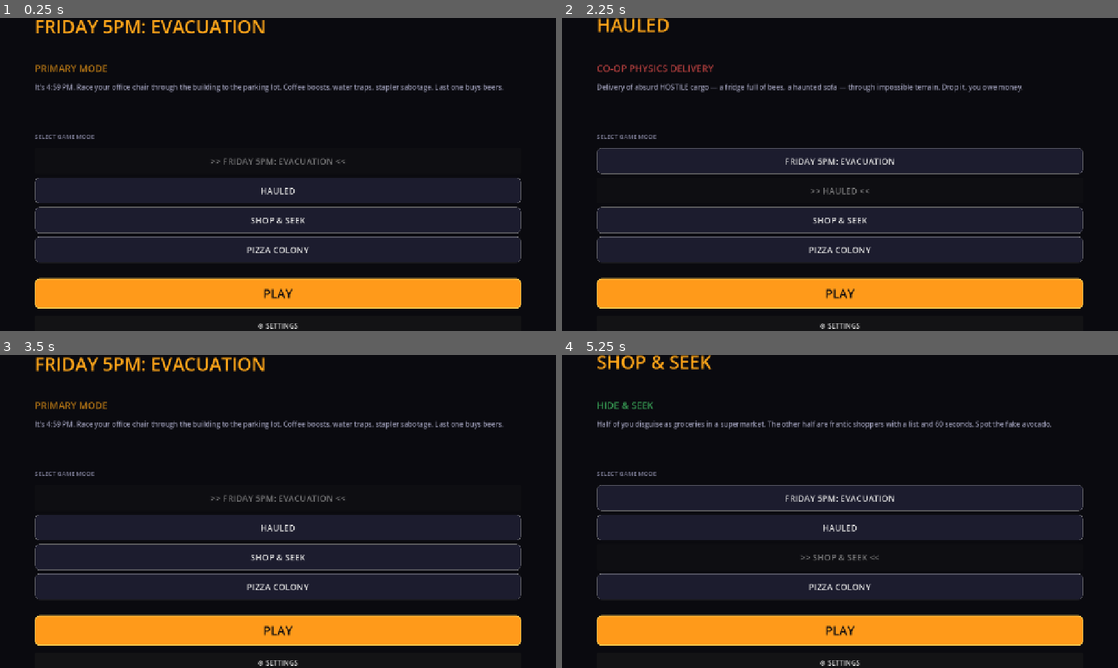
Above: before the commit, frames 1-4 (two rows, left to right).
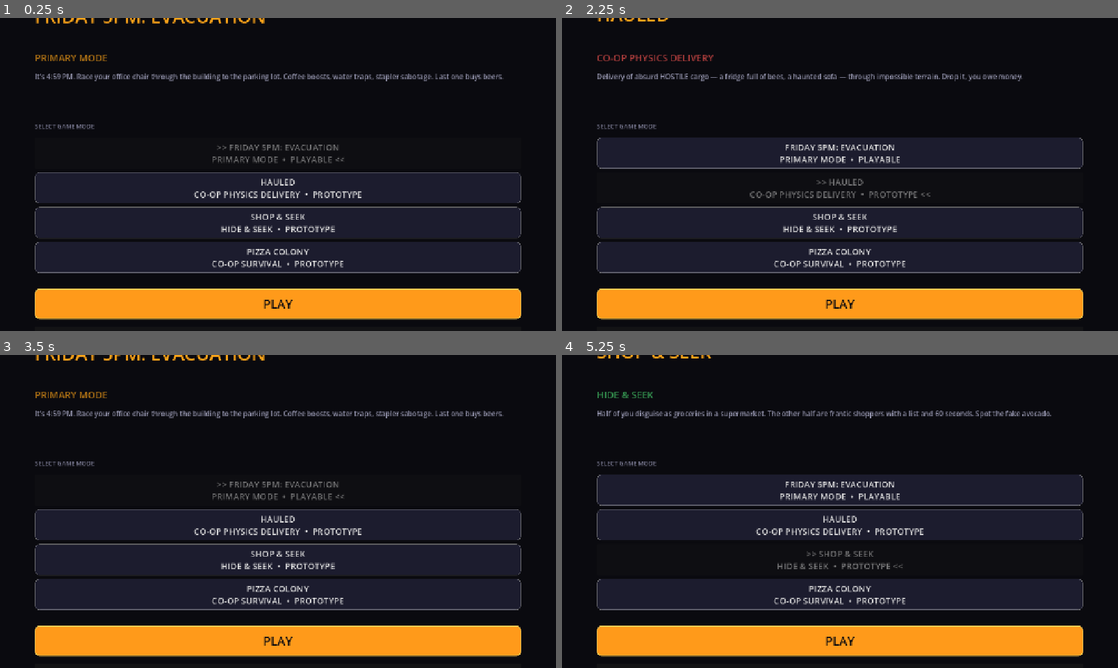
Above: after the commit, the same moments.

Repository: jiracipika/friday-evacuation
Game: Godot game, scene res://scenes/Main.tscn
Two runs of this game, one before a commit and one after it. Both use one fixed random seed, a clock stepped at 60 frames per second and the inputs below.
Inputs (mouse positions are in pixels of both pictures, inside the frame that each line leads up to):
- Up to frame 1 (0.25 s): no input
- Up to frame 2 (2.25 s): click (840, 190) at 0.5 s, where only the run before the commit has a clickable "HAULED"; click (840, 161) at 1.25 s, where only the run before the commit has a clickable "FRIDAY 5PM: EVACUATION"; click (840, 187) at 2 s, where only the run after the commit has a clickable "HAULED CO-OP PHYSICS DELIVERY…"
- Up to frame 3 (3.5 s): click (278, 489) at 2.75 s, where only the run after the commit has a clickable "FRIDAY 5PM: EVACUATION PRIMAR…"
- Up to frame 4 (5.25 s): click (840, 558) at 3.5 s, where only the run before the commit has a clickable "SHOP & SEEK"; click (840, 586) at 4.25 s, where only the run before the commit has a clickable "PIZZA COLONY"; click (840, 558) at 5 s, where only the run after the commit has a clickable "SHOP & SEEK HIDE & SEEK • PRO…"

The runs differ from the first frame. In frame 1, 19% of the frame differs, in the area x 6-94%, y 0-100%; in frame 2, 22%; in frame 3, 19%; in frame 4, 22%.

Commit message:
Complete high value gameplay and platform polish

Diff:
--- a/scripts/BootTest.gd
+++ b/scripts/BootTest.gd
@@ -11,6 +11,8 @@
 		"res://scripts/PlayerChair.gd",
 		"res://scripts/SabotageTrap.gd",
 		"res://scripts/PowerUpVisual.gd",
+		"res://scripts/ImpactFX.gd",
+		"res://scripts/MobileControls.gd",
 		"res://scripts/AudioManager.gd",
 		"res://scripts/Hauled.gd",
 		"res://scripts/ShopSeek.gd",
--- a/scripts/Evacuation.gd
+++ b/scripts/Evacuation.gd
@@ -14,6 +14,8 @@
 var players: Array = []
 var local_player: CharacterBody3D = null
 var hud: CanvasLayer = null
+var mobile_controls: Control = null
+var remote_players: Dictionary = {}
 var top_speed: float = 0.0
 var traps_hit: int = 0
 var traps_placed: int = 0
@@ -41,6 +43,11 @@
 	camera_base_fov = camera.fov if camera else 70.0
 	if local_player and local_player.has_signal("shake_requested"):
 		local_player.shake_requested.connect(_request_camera_shake)
+	var network = get_node_or_null("/root/Network")
+	if network:
+		network.remote_player_state.connect(_on_remote_player_state)
+		network.player_connected.connect(_on_network_player_connected)
+		network.player_disconnected.connect(_on_network_player_disconnected)
 
 	var exit_zone = $Arena/ExitZone
 	if exit_zone:
@@ -67,6 +74,9 @@
 			if local_player and is_instance_valid(local_player):
 				top_speed = max(top_speed, Vector2(local_player.velocity.x, local_player.velocity.z).length())
 				_update_hud()
+				var network = get_node_or_null("/root/Network")
+				if network and network.peer:
+					network.broadcast_player_state(local_player.global_position, local_player.velocity)
 			if finish_order.size() >= players.size() or timer >= time_limit:
 				_end_race()
 		&"finished":
@@ -118,6 +128,31 @@
 
 func _request_camera_shake(amount: float) -> void:
 	camera_shake = maxf(camera_shake, amount)
+
+func _on_network_player_connected(peer_id: int, player_name: String) -> void:
+	if remote_players.has(peer_id):
+		return
+	var player_scene = load("res://scenes/PlayerChair.tscn")
+	if not player_scene:
+		return
+	var remote = player_scene.instantiate()
+	remote.player_display_name = player_name
+	remote.set_can_move(false)
+	remote.name = "Remote_%d" % peer_id
+	add_child(remote)
+	remote_players[peer_id] = remote
+
+func _on_network_player_disconnected(peer_id: int) -> void:
+	var remote = remote_players.get(peer_id)
+	if remote and is_instance_valid(remote):
+		remote.queue_free()
+	remote_players.erase(peer_id)
+
+func _on_remote_player_state(peer_id: int, position: Vector3, remote_velocity: Vector3) -> void:
+	var remote = remote_players.get(peer_id)
+	if remote and is_instance_valid(remote):
+		remote.global_position = remote.global_position.lerp(position, 0.45)
+		remote.velocity = remote_velocity
 
 # --- SETUP ---
 
@@ -415,11 +450,17 @@
 
 func _setup_hud() -> void:
 	var hud_script = load("res://scripts/HUD.gd")
-	if not hud_script:
-		return
-	hud = CanvasLayer.new()
-	hud.set_script(hud_script)
-	$UI.add_child(hud)
+	if hud_script:
+		hud = CanvasLayer.new()
+		hud.set_script(hud_script)
+		$UI.add_child(hud)
+	var mobile_script = load("res://scripts/MobileControls.gd")
+	if mobile_script and local_player:
+		mobile_controls = Control.new()
+		mobile_controls.set_script(mobile_script)
+		get_tree().root.add_child.call_deferred(mobile_controls)
+		mobile_controls.move_changed.connect(local_player.set_mobile_input)
+		mobile_controls.action_pressed.connect(local_player.trigger_mobile_action)
 
 func _update_hud() -> void:
 	if not hud or not local_player:
@@ -482,6 +523,12 @@
 
 func _show_results() -> void:
 	match_state = &"finished"
+	var fx = load("res://scripts/ImpactFX.gd")
+	if fx and local_player:
+		fx.confetti(self, local_player.global_position + Vector3.UP * 1.5)
+	var audio = get_node_or_null("/root/AudioManager")
+	if audio:
+		audio.play_sfx("victory", 1.2)
 	if results_panel:
 		results_panel.visible = true
 		results_panel.modulate.a = 0.0
--- a/scripts/Hauled.gd
+++ b/scripts/Hauled.gd
@@ -2,10 +2,47 @@
 # Deliver absurd HOSTILE cargo through impossible terrain
 extends Node3D
 
+var cargo_nodes: Array[RigidBody3D] = []
+var delivery_progress: float = 0.0
+var delivery_done := false
+var delivery_zone: Area3D
+
 func _ready() -> void:
-	print("[HAULED] Mode loaded — secondary mode (stub)")
 	_build_level()
 	_spawn_player()
+	var hud = _make_mode_hud("HAULED", "GET THE CARGO TO THE GREEN ZONE")
+	if delivery_zone:
+		delivery_zone.body_entered.connect(_on_delivery_body_entered)
+
+func _process(delta: float) -> void:
+	if delivery_done:
+		return
+	var cargo_distance = 0.0
+	for cargo in cargo_nodes:
+		if is_instance_valid(cargo):
+			cargo_distance += cargo.global_position.distance_to(Vector3(0, 1, 25))
+	if not cargo_nodes.is_empty():
+		delivery_progress = clampf(1.0 - cargo_distance / (cargo_nodes.size() * 45.0), 0.0, 1.0)
+		if delivery_progress >= 0.98:
+			_on_delivery_complete()
+
+func _on_delivery_body_entered(body: Node3D) -> void:
+	if body in cargo_nodes:
+		_on_delivery_complete()
+
+func _on_delivery_complete() -> void:
+	if delivery_done:
+		return
+	delivery_done = true
+	print("[HAULED] Delivery complete — cargo survived")
+
+func _make_mode_hud(title: String, objective: String) -> Label:
+	var label = Label.new()
+	label.text = "%s\n%s" % [title, objective]
+	label.position = Vector2(28, 24)
+	label.add_theme_font_size_override("font_size", 22)
+	add_child(label)
+	return label
 
 func _build_level() -> void:
 	# Single floor for now
@@ -31,6 +68,7 @@
 
 	# Spawn delivery zone
 	var zone = Area3D.new()
+	delivery_zone = zone
 	zone.position = Vector3(0, 1, 25)
 	add_child(zone)
 	var zcol = CollisionShape3D.new()
@@ -66,7 +104,7 @@
 		mat.albedo_color = info.color
 		mesh_inst.material_override = mat
 		cargo.add_child(mesh_inst)
-
+		cargo_nodes.append(cargo)
 		print("[HAULED] Spawned: %s" % info.name)
 
 func _spawn_player() -> void:
--- /dev/null
+++ b/scripts/ImpactFX.gd
@@ -0,0 +1,50 @@
+extends Node
+
+static func burst(parent: Node, world_position: Vector3, color: Color, amount: int = 20) -> void:
+	var particles = GPUParticles3D.new()
+	particles.amount = amount
+	particles.lifetime = 0.45
+	particles.one_shot = true
+	particles.explosiveness = 0.95
+	particles.position = world_position
+	var material = ParticleProcessMaterial.new()
+	material.direction = Vector3.UP
+	material.spread = 180.0
+	material.initial_velocity_min = 2.0
+	material.initial_velocity_max = 5.0
+	material.gravity = Vector3(0, -8, 0)
+	material.scale_min = 0.06
+	material.scale_max = 0.16
+	material.color = color
+	particles.process_material = material
+	var mesh = SphereMesh.new()
+	mesh.radius = 0.1
+	mesh.height = 0.2
+	particles.draw_pass_1 = mesh
+	parent.add_child(particles)
+	particles.emitting = true
+	particles.finished.connect(particles.queue_free)
+
+static func confetti(parent: Node, world_position: Vector3) -> void:
+	var particles = GPUParticles3D.new()
+	particles.amount = 64
+	particles.lifetime = 1.8
+	particles.one_shot = true
+	particles.explosiveness = 0.85
+	particles.position = world_position
+	var material = ParticleProcessMaterial.new()
+	material.direction = Vector3.UP
+	material.spread = 180.0
+	material.initial_velocity_min = 3.0
+	material.initial_velocity_max = 7.0
+	material.gravity = Vector3(0, -5, 0)
+	material.scale_min = 0.06
+	material.scale_max = 0.14
+	material.color = Color(1.0, 0.65, 0.1)
+	particles.process_material = material
+	var mesh = BoxMesh.new()
+	mesh.size = Vector3(0.12, 0.04, 0.04)
+	particles.draw_pass_1 = mesh
+	parent.add_child(particles)
+	particles.emitting = true
+	particles.finished.connect(particles.queue_free)
--- a/scripts/Main.gd
+++ b/scripts/Main.gd
@@ -70,8 +70,9 @@
 	for i in range(MODE_INFO.size()):
 		var info = MODE_INFO[i]
 		var btn = Button.new()
-		btn.text = info.title
-		btn.custom_minimum_size = Vector2(0, 60)
+		var state = "PLAYABLE" if i == 0 else "PROTOTYPE"
+		btn.text = "%s\n%s  •  %s" % [info.title, info.subtitle, state]
+		btn.custom_minimum_size = Vector2(0, 72)
 		btn.add_theme_font_size_override("font_size", 20)
 		btn.pressed.connect(_select_mode.bind(i))
 		mode_list.add_child(btn)
@@ -88,9 +89,9 @@
 	for i in range(buttons.size()):
 		buttons[i].disabled = i == idx
 		if i == idx:
-			buttons[i].text = ">> " + MODE_INFO[i].title + " <<"
+			buttons[i].text = ">> %s\n%s  •  %s <<" % [MODE_INFO[i].title, MODE_INFO[i].subtitle, "PLAYABLE" if i == 0 else "PROTOTYPE"]
 		else:
-			buttons[i].text = MODE_INFO[i].title
+			buttons[i].text = "%s\n%s  •  %s" % [MODE_INFO[i].title, MODE_INFO[i].subtitle, "PLAYABLE" if i == 0 else "PROTOTYPE"]
 
 func _on_play() -> void:
 	GameManager.select_mode(MODE_INFO[selected_index].mode)
--- /dev/null
+++ b/scripts/MobileControls.gd
@@ -0,0 +1,53 @@
+extends Control
+
+var move_vector := Vector2.ZERO
+var knob: Control
+var active_touch := -1
+var center := Vector2.ZERO
+signal move_changed(value: Vector2)
+signal action_pressed(action_name: StringName)
+
+func _ready() -> void:
+	set_anchors_and_offsets_preset(Control.PRESET_FULL_RECT)
+	mouse_filter = Control.MOUSE_FILTER_IGNORE
+	queue_redraw()
+
+func _input(event: InputEvent) -> void:
+	if event is InputEventScreenTouch:
+		if event.pressed and active_touch < 0 and event.position.x < size.x * 0.52:
+			active_touch = event.index
+			center = event.position
+			_update_stick(event.position)
+		elif not event.pressed and event.index == active_touch:
+			active_touch = -1
+			move_vector = Vector2.ZERO
+			move_changed.emit(move_vector)
+			queue_redraw()
+	elif event is InputEventScreenDrag and event.index == active_touch:
+		_update_stick(event.position)
+
+func _update_stick(position: Vector2) -> void:
+	move_vector = (position - center).limit_length(92.0) / 92.0
+	move_changed.emit(move_vector)
+	queue_redraw()
+
+func _draw() -> void:
+	var base = Vector2(130, size.y - 130)
+	if center == Vector2.ZERO:
+		center = base
+	draw_circle(base, 88.0, Color(0.04, 0.04, 0.08, 0.52))
+	draw_arc(base, 88.0, 0.0, TAU, 32, Color(1, 0.6, 0.1, 0.5), 3.0)
+	draw_circle(center + move_vector * 62.0, 34.0, Color(1, 0.6, 0.1, 0.72))
+	var boost = Vector2(size.x - 130, size.y - 145)
+	draw_circle(boost, 58.0, Color(1, 0.55, 0.08, 0.65))
+	draw_string(ThemeDB.fallback_font, boost - Vector2(28, -7), "BOOST", HORIZONTAL_ALIGNMENT_LEFT, -1, 14, Color.WHITE)
+	var jump = Vector2(size.x - 260, size.y - 100)
+	draw_circle(jump, 42.0, Color(0.35, 0.7, 1.0, 0.62))
+	draw_string(ThemeDB.fallback_font, jump - Vector2(18, -6), "JUMP", HORIZONTAL_ALIGNMENT_LEFT, -1, 12, Color.WHITE)
+
+func _unhandled_input(event: InputEvent) -> void:
+	if event is InputEventScreenTouch and event.pressed:
+		if event.position.x > size.x * 0.8 and event.position.y > size.y * 0.65:
+			action_pressed.emit(&"boost")
+		elif event.position.x > size.x * 0.55 and event.position.y > size.y * 0.72:
+			action_pressed.emit(&"action")
--- a/scripts/Network.gd
+++ b/scripts/Network.gd
@@ -13,6 +13,7 @@
 signal server_started(port: int)
 signal connection_failed()
 signal connection_succeeded()
+signal remote_player_state(peer_id: int, position: Vector3, velocity: Vector3)
 
 func host_game(port: int = DEFAULT_PORT) -> bool:
 	peer = ENetMultiplayerPeer.new()
@@ -48,6 +49,7 @@
 
 func _on_peer_connected(peer_id: int) -> void:
 	print("[NET] Peer connected: %d" % peer_id)
+	connected_players[peer_id] = "Player_%d" % peer_id
 	player_connected.emit(peer_id, "Player_%d" % peer_id)
 
 func _on_peer_disconnected(peer_id: int) -> void:
@@ -72,3 +74,12 @@
 
 func is_server() -> bool:
 	return multiplayer.is_server()
+
+func broadcast_player_state(position: Vector3, velocity: Vector3) -> void:
+	if peer and multiplayer.multiplayer_peer.get_connection_status() == MultiplayerPeer.CONNECTION_CONNECTED:
+		receive_player_state.rpc(position, velocity)
+
+@rpc("any_peer", "unreliable", "call_remote")
+func receive_player_state(position: Vector3, velocity: Vector3) -> void:
+	var sender = multiplayer.get_remote_sender_id()
+	remote_player_state.emit(sender, position, velocity)
--- a/scripts/PizzaColony.gd
+++ b/scripts/PizzaColony.gd
@@ -2,10 +2,32 @@
 # You're toppings, dodge the chef's slicer, claim territory
 extends Node3D
 
+var territory_score := 0.0
+var survival_time := 90.0
+var chef_angle := 0.0
+var player: CharacterBody3D
+
 func _ready() -> void:
-	print("[PIZZA COLONY] Mode loaded — secondary mode (stub)")
 	_build_pizza()
 	_spawn_player()
+	_make_mode_hud("PIZZA COLONY", "CLAIM PEPPERONI  •  SURVIVE THE CHEF")
+
+func _process(delta: float) -> void:
+	survival_time = maxf(survival_time - delta, 0.0)
+	chef_angle += delta * 0.8
+	if player and is_instance_valid(player):
+		territory_score = clampf(territory_score + delta * (1.0 if player.global_position.length() < 12.0 else 0.25), 0.0, 100.0)
+	if survival_time <= 0.0:
+		print("[PIZZA COLONY] Survival complete — territory %.0f%%" % territory_score)
+		set_process(false)
+
+func _make_mode_hud(title: String, objective: String) -> Label:
+	var label = Label.new()
+	label.text = "%s\n%s" % [title, objective]
+	label.position = Vector2(28, 24)
+	label.add_theme_font_size_override("font_size", 22)
+	add_child(label)
+	return label
 
 func _build_pizza() -> void:
 	# Giant circular pizza base
@@ -55,10 +77,10 @@
 func _spawn_player() -> void:
 	var player_scene = load("res://scenes/PlayerChair.tscn")
 	if player_scene:
-		var p = player_scene.instantiate()
-		p.position = Vector3(0, 1.5, 0)
-		p.player_display_name = "Topping"
-		add_child(p)
+		player = player_scene.instantiate()
+		player.position = Vector3(0, 1.5, 0)
+		player.player_display_name = "Topping"
+		add_child(player)
 
 func _unhandled_input(event: InputEvent) -> void:
 	if event.is_action_pressed("pause"):
--- a/scripts/PlayerChair.gd
+++ b/scripts/PlayerChair.gd
@@ -34,6 +34,7 @@
 var target_squash: float = 1.0
 var landing_velocity: float = 0.0
 var boost_visual_timer: float = 0.0
+var mobile_input := Vector2.ZERO
 
 # Nodes
 @onready var mesh: MeshInstance3D = $ChairMesh
@@ -259,7 +260,8 @@
 		var right = cam.global_transform.basis.x
 		right.y = 0
 		right = right.normalized()
-
+		if mobile_input.length() > 0.1:
+			input_dir += forward * -mobile_input.y + right * mobile_input.x
 		if Input.is_action_pressed("move_forward"):
 			input_dir -= forward
 		if Input.is_action_pressed("move_back"):
@@ -358,6 +360,17 @@
 	if audio_manager and audio_manager.has_method("play_sfx"):
 		audio_manager.play_sfx(effect_name, intensity)
 
+func set_mobile_input(value: Vector2) -> void:
+	mobile_input = value
+
+func trigger_mobile_action(action_name: StringName) -> void:
+	if action_name == &"boost" and boost_cd_timer <= 0.0:
+		_start_boost()
+	elif action_name == &"action" and is_on_floor():
+		velocity.y = jump_force
+		target_squash = 1.18
+		_play_sfx("jump")
+
 func set_can_move(value: bool) -> void:
 	can_move = value
 	if not value:
--- a/scripts/SabotageTrap.gd
+++ b/scripts/SabotageTrap.gd
@@ -6,6 +6,7 @@
 
 var age: float = 0.0
 var trap_type: String = "water"  # "water", "banana", "stapler"
+var triggered := false
 
 func _ready() -> void:
 	body_entered.connect(_on_body_entered)
@@ -33,12 +34,20 @@
 		mesh_node.material_override = mat
 
 func _on_body_entered(body: CharacterBody3D) -> void:
-	if body.is_in_group("players"):
-		if body.has_method("stun"):
-			body.stun(stun_duration)
-			print("[TRAP] %s hit %s trap!" % [body.player_display_name if "player_display_name" in body else "Player", trap_type])
-			# Remove trap after hit
-			queue_free()
+	if triggered or not body.is_in_group("players"):
+		return
+	triggered = true
+	if body.has_method("stun"):
+		body.stun(stun_duration)
+		var fx = load("res://scripts/ImpactFX.gd")
+		if fx:
+			var burst_color = Color("70b7ff") if trap_type == "water" else (Color("ffcf55") if trap_type == "banana" else Color("dce6ff"))
+			fx.burst(get_parent(), global_position + Vector3.UP * 0.2, burst_color, 24)
+		var audio = get_node_or_null("/root/AudioManager")
+		if audio:
+			audio.play_sfx("trap", 1.3)
+		print("[TRAP] %s hit %s trap!" % [body.player_display_name if "player_display_name" in body else "Player", trap_type])
+		queue_free()
 
 func _process(delta: float) -> void:
 	age += delta
--- a/scripts/ShopSeek.gd
+++ b/scripts/ShopSeek.gd
@@ -2,10 +2,49 @@
 # Half disguise as groceries, half are shoppers with a list
 extends Node3D
 
+var seeker_time := 60.0
+var found_count := 0
+var target_count := 6
+var player: CharacterBody3D
+
 func _ready() -> void:
-	print("[SHOP&SEEK] Mode loaded — secondary mode (stub)")
 	_build_supermarket()
 	_spawn_player()
+	_spawn_grocery_targets()
+	_make_mode_hud("SHOP & SEEK", "FIND THE FAKE GROCERIES  •  60 SEC")
+
+func _process(delta: float) -> void:
+	seeker_time = maxf(seeker_time - delta, 0.0)
+	if seeker_time <= 0.0:
+		print("[SHOP&SEEK] Time up — found %d/%d" % [found_count, target_count])
+		set_process(false)
+
+func _spawn_grocery_targets() -> void:
+	for i in range(target_count):
+		var target = Area3D.new()
+		target.name = "FakeGrocery_%d" % i
+		target.position = Vector3(-18.0 + float(i) * 6.0, 1.2, 10.0 + sin(float(i)) * 8.0)
+		var col = CollisionShape3D.new()
+		var shape = SphereShape3D.new()
+		shape.radius = 1.0
+		col.shape = shape
+		target.add_child(col)
+		target.body_entered.connect(_on_grocery_found.bind(target))
+		add_child(target)
+
+func _on_grocery_found(body: Node3D, target: Area3D) -> void:
+	if body == player and is_instance_valid(target):
+		found_count += 1
+		target.queue_free()
+		print("[SHOP&SEEK] Found %d/%d" % [found_count, target_count])
+
+func _make_mode_hud(title: String, objective: String) -> Label:
+	var label = Label.new()
+	label.text = "%s\n%s" % [title, objective]
+	label.position = Vector2(28, 24)
+	label.add_theme_font_size_override("font_size", 22)
+	add_child(label)
+	return label
 
 func _build_supermarket() -> void:
 	# Floor
@@ -53,10 +92,10 @@
 func _spawn_player() -> void:
 	var player_scene = load("res://scenes/PlayerChair.tscn")
 	if player_scene:
-		var p = player_scene.instantiate()
-		p.position = Vector3(0, 1.5, 0)
-		p.player_display_name = "Shopper"
-		add_child(p)
+		player = player_scene.instantiate()
+		player.position = Vector3(0, 1.5, 0)
+		player.player_display_name = "Shopper"
+		add_child(player)
 
 func _unhandled_input(event: InputEvent) -> void:
 	if event.is_action_pressed("pause"):
